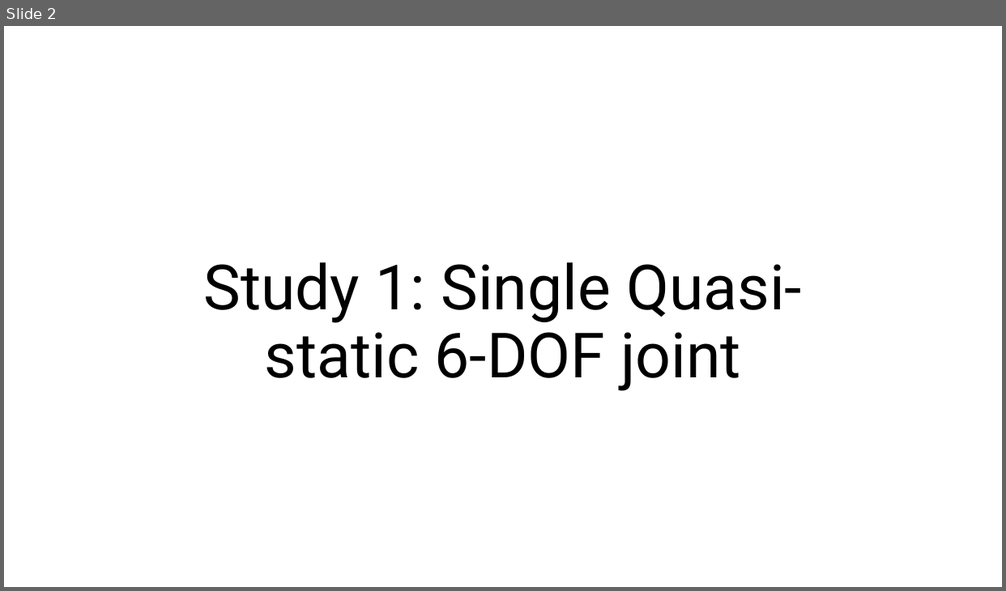
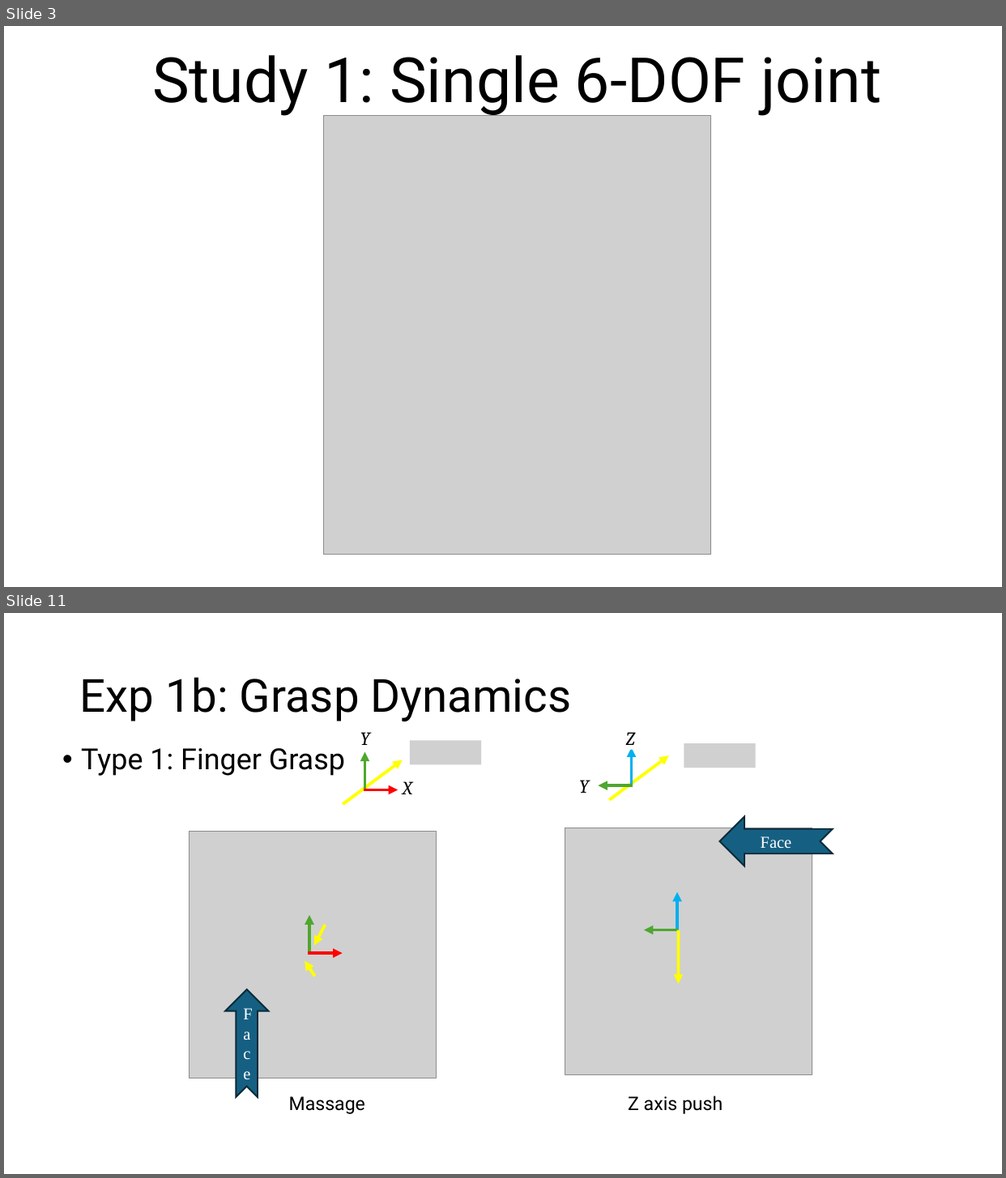
Before and after one commit to UniMelbHumanRoboticsLab/ForceMoCap, a slide deck: experiments/exp1/ForceMoCap Evaluation Protocol.pptx. Shown one above the other, each under a label of ours: slide 2 before the commit, slides 3 and 11 after it; the slides between them are not shown. The pictures are 1006x591 and 1006x1178 pixels, drawn with LibreOffice and Linux fonts; fonts in the diff are those of the drawing; grey boxes stand for pictures. Boxes give left, top, right and bottom in pixels: in the first picture for what was removed or moved away, otherwise in the second. Text is boxed around its words. In the diff, an @@ line names an element or a change of style, - is before the commit and + after.

```diff
--- a/experiments/exp1/ForceMoCap Evaluation Protocol.pptx
+++ b/experiments/exp1/ForceMoCap Evaluation Protocol.pptx
@@ slide 11 added at <box>4,613,1002,1174</box>, background #FFFFFF @@
@@ title added at <box>80,677,571,722</box>, 44 pt, text #000000 @@
+Exp 1b: Grasp Dynamics
@@ text added at <box>81,748,345,776</box>, 28 pt, text #000000 @@
+• Type 1: Finger Grasp
@@ picture added at <box>410,740,481,765</box> @@
@@ picture added at <box>684,743,756,768</box> @@
@@ group added at <box>343,732,413,805</box>: 3 arrows, 2 texts @@
+Y
+X
@@ group added at <box>579,732,669,800</box>: 3 arrows, 2 texts @@
+Z
+Y
@@ picture added at <box>189,831,436,1078</box> @@
@@ picture added at <box>565,828,812,1076</box> @@
@@ notched right arrow added at <box>720,816,833,866</box>, fill #156082, outline #092A39 1.5 pt, 16 pt, text #FFFFFF @@
+Face
@@ arrow added from (677, 931) to (677, 892), #00B0F0 3 pt @@
@@ arrow added from (309, 954) to (309, 915), #4EA72E 3 pt @@
@@ arrow added from (325, 925) to (315, 945), #FFFF00 3 pt @@
@@ arrow added from (679, 931) to (644, 931), #4EA72E 3 pt @@
@@ arrow added from (679, 931) to (679, 984), #FFFF00 3 pt @@
@@ arrow added from (315, 977) to (305, 961), #FFFF00 3 pt @@
@@ arrow added from (308, 954) to (343, 954), #FF0000 3 pt @@
@@ notched right arrow added at <box>225,990,268,1097</box>, fill #156082, outline #092A39 1.5 pt, 16 pt, text #FFFFFF @@
+Face
@@ text added at <box>289,1097,365,1114</box>, 18 pt, text #000000 @@
+Massage
@@ text added at <box>628,1096,722,1114</box>, 18 pt, text #000000 @@
+Z axis push
@@ what was slide 2 is now slide 3 @@
@@ slide 3 changed as well @@
@@ title at <box>152,55,882,116</box>: text changed @@
-Study 1: Single Quasi-static 6-DOF joint
+Study 1: Single 6-DOF joint
@@ picture added at <box>324,116,710,555</box> @@
```
Also in this commit, not shown: 7 other slides changed, 6 other slides added, 26 other files.
